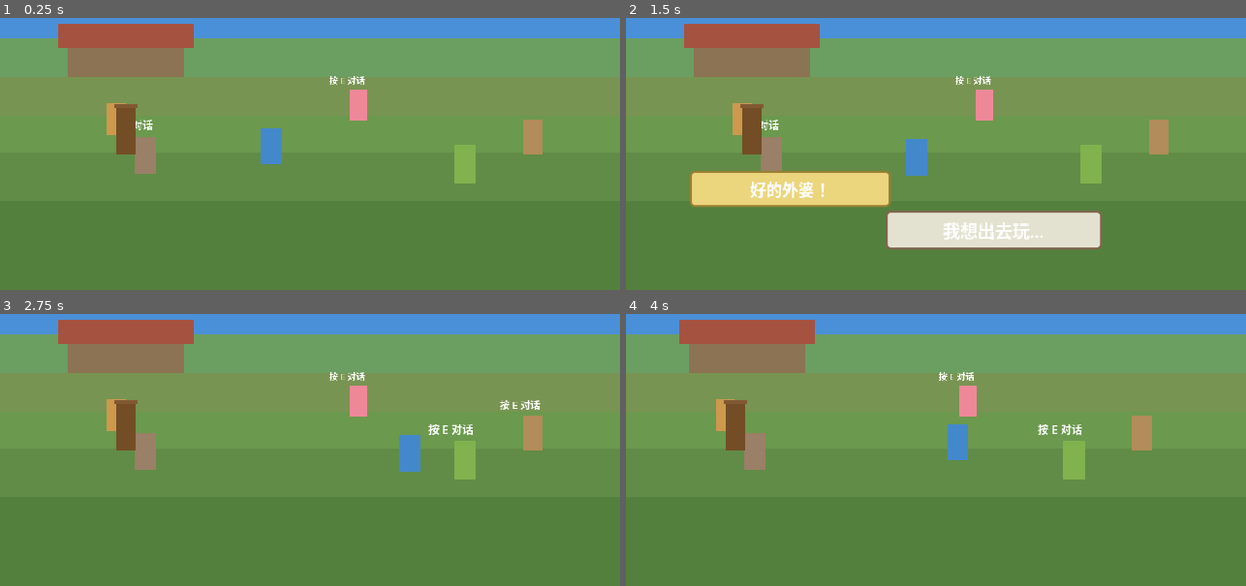
Above: before the commit, frames 1-4 (two rows, left to right).
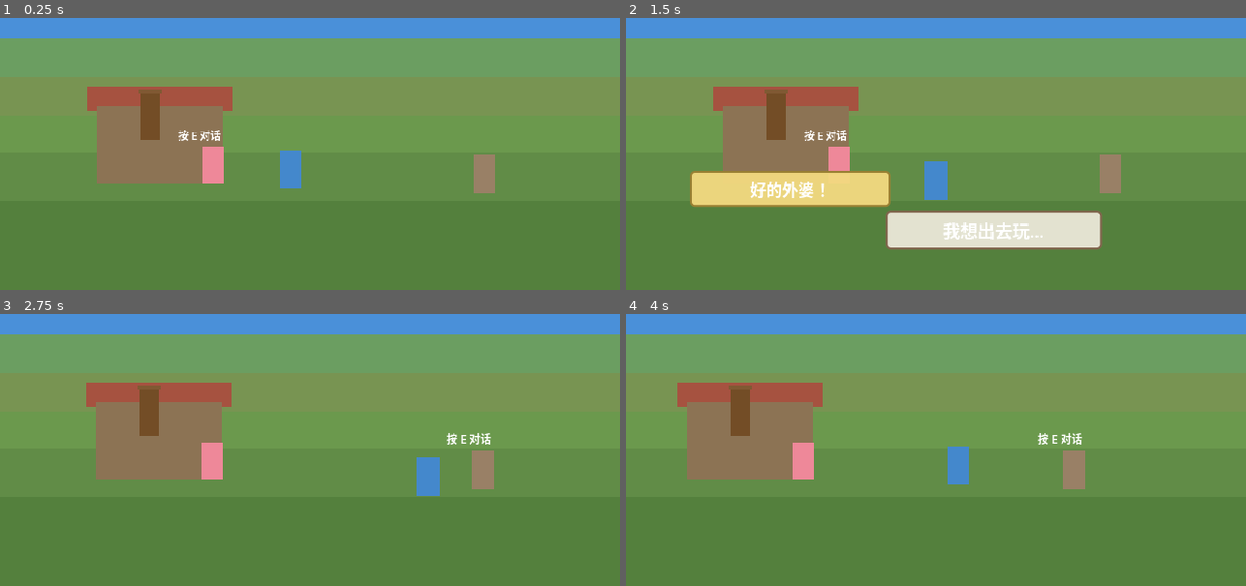
Above: after the commit, the same moments.

Repository: yuanzhoucanxiang/caojie
Game: Godot game, scene res://scenes/main.tscn
Same seed, same stepped clock (60 frames per second), same inputs: the game is played once before the commit and once after it.
Inputs (mouse positions are in pixels of both pictures, inside the frame that each line leads up to):
- Up to frame 1 (0.25 s): no input
- Up to frame 2 (1.5 s): tap Enter at 0.5 s; move the mouse to (1072, 99) at 0.52 s; hold D (move_right) 0.53-1.28 s; tap E (interact) at 0.6, 1.35 s; click (1072, 99) at 0.67 s; tap Space at 1.25 s; move the mouse to (812, 132) at 1.27 s; hold S (move_down) from 1.28 s (still down)
- Up to frame 3 (2.75 s): tap Enter at 2 s; move the mouse to (372, 335) at 2.02 s; release S (move_down) at 2.03 s; hold D (move_right) from 2.03 s (still down); tap E (interact) at 2.1 s
- Up to frame 4 (4 s): move the mouse to (905, 482) at 2.77 s; release D (move_right) at 2.78 s; hold W (move_up) 2.78-3.53 s; tap E (interact) at 2.85, 3.6 s; click (905, 482) at 2.92 s; move the mouse to (1122, 463) at 3.52 s; hold A (move_left) from 3.53 s (still down)

The runs differ from the first frame. In frame 1, 14% of the frame differs, in the area x 9-88%, y 2-65%; in frame 2, 13%; in frame 3, 14%, in the area x 9-88%, y 2-67%; in frame 4, 13%.

Commit message:
场景布局重构：房子独立成组+门作为子节点+NPC散开分布+统一落地Y轴

Diff:
--- a/scenes/main.tscn
+++ b/scenes/main.tscn
@@ -10,7 +10,7 @@
 [ext_resource type="Script" path="res://scripts/systems/transition_trigger.gd" id="9_trigger"]
 
 [sub_resource type="RectangleShape2D" id="trigger_house"]
-size = Vector2(20, 80)
+size = Vector2(20, 60)
 
 [node name="Main" type="Node2D"]
 script = ExtResource("1_main")
@@ -33,20 +33,6 @@
 offset_right = 1280.0
 offset_bottom = 175.0
 color = Color(0.42, 0.62, 0.38, 1)
-
-[node name="HouseBody" type="ColorRect" parent="ParallaxBG/Layer2_Far"]
-offset_left = 70.0
-offset_top = 105.0
-offset_right = 190.0
-offset_bottom = 200.0
-color = Color(0.55, 0.45, 0.33, 1)
-
-[node name="HouseRoof" type="ColorRect" parent="ParallaxBG/Layer2_Far"]
-offset_left = 60.0
-offset_top = 85.0
-offset_right = 200.0
-offset_bottom = 110.0
-color = Color(0.65, 0.32, 0.25, 1)
 
 [node name="TreeFar" type="ColorRect" parent="ParallaxBG/Layer2_Far"]
 offset_left = 900.0
@@ -119,26 +105,25 @@
 offset_bottom = 360.0
 color = Color(0.33, 0.5, 0.24, 1)
 
-[node name="Player" parent="." instance=ExtResource("3_player_scene")]
-position = Vector2(280, 230)
+[node name="House" type="Node2D" parent="."]
+position = Vector2(100, 150)
 
-[node name="Grandmother" parent="." instance=ExtResource("4_grandmother")]
-position = Vector2(370, 185)
+[node name="HouseRoof" type="ColorRect" parent="House"]
+offset_left = -10.0
+offset_top = 0.0
+offset_right = 140.0
+offset_bottom = 25.0
+color = Color(0.65, 0.32, 0.25, 1)
 
-[node name="Uncle" parent="." instance=ExtResource("5_uncle")]
-position = Vector2(150, 240)
+[node name="HouseBody" type="ColorRect" parent="House"]
+offset_left = 0.0
+offset_top = 20.0
+offset_right = 130.0
+offset_bottom = 100.0
+color = Color(0.55, 0.45, 0.33, 1)
 
-[node name="Aunt" parent="." instance=ExtResource("6_aunt")]
-position = Vector2(120, 200)
-
-[node name="Cousin2" parent="." instance=ExtResource("7_cousin2")]
-position = Vector2(480, 250)
-
-[node name="Xiaoming" parent="." instance=ExtResource("8_xiaoming")]
-position = Vector2(550, 220)
-
-[node name="HouseDoor" type="StaticBody2D" parent="."]
-position = Vector2(130, 220)
+[node name="HouseDoor" type="StaticBody2D" parent="House"]
+position = Vector2(55, 55)
 script = ExtResource("9_trigger")
 target_scene = "res://scenes/areas/house_floor1.tscn"
 target_area_id = "house_floor1"
@@ -146,7 +131,25 @@
 prompt_text = "按 E 进入"
 object_label = "门"
 
-[node name="TriggerZone" type="Area2D" parent="HouseDoor"]
+[node name="TriggerZone" type="Area2D" parent="House/HouseDoor"]
 
-[node name="CollisionShape2D" type="CollisionShape2D" parent="HouseDoor/TriggerZone"]
+[node name="CollisionShape2D" type="CollisionShape2D" parent="House/HouseDoor/TriggerZone"]
 shape = SubResource("trigger_house")
+
+[node name="Player" parent="." instance=ExtResource("3_player_scene")]
+position = Vector2(300, 255)
+
+[node name="Grandmother" parent="." instance=ExtResource("4_grandmother")]
+position = Vector2(220, 250)
+
+[node name="Uncle" parent="." instance=ExtResource("5_uncle")]
+position = Vector2(500, 260)
+
+[node name="Aunt" parent="." instance=ExtResource("6_aunt")]
+position = Vector2(700, 250)
+
+[node name="Cousin2" parent="." instance=ExtResource("7_cousin2")]
+position = Vector2(900, 265)
+
+[node name="Xiaoming" parent="." instance=ExtResource("8_xiaoming")]
+position = Vector2(1100, 255)
--- a/scripts/npc/npc_base.gd
+++ b/scripts/npc/npc_base.gd
@@ -15,9 +15,9 @@
 
 const SPRITE_SIZE: Vector2 = Vector2(24, 42)
 
-const DEPTH_MIN_Y: float = 150.0
-const DEPTH_MAX_Y: float = 270.0
-const SCALE_MIN: float = 0.65
+const DEPTH_MIN_Y: float = 235.0
+const DEPTH_MAX_Y: float = 275.0
+const SCALE_MIN: float = 0.85
 const SCALE_MAX: float = 1.0
 
 @onready var interaction_zone: Area2D = $InteractionZone
--- a/scripts/player/player.gd
+++ b/scripts/player/player.gd
@@ -12,9 +12,9 @@
 const SPRITE_SIZE: Vector2 = Vector2(24, 42)
 const SPRITE_COLOR: Color = Color(0.267, 0.533, 0.8, 1)
 
-const DEPTH_MIN_Y: float = 150.0
-const DEPTH_MAX_Y: float = 270.0
-const SCALE_MIN: float = 0.65
+const DEPTH_MIN_Y: float = 235.0
+const DEPTH_MAX_Y: float = 275.0
+const SCALE_MIN: float = 0.85
 const SCALE_MAX: float = 1.0
 
 const LEFT_BOUND: float = 24.0
Not shown: 1 places in scenes/main.tscn that only renumber resources
